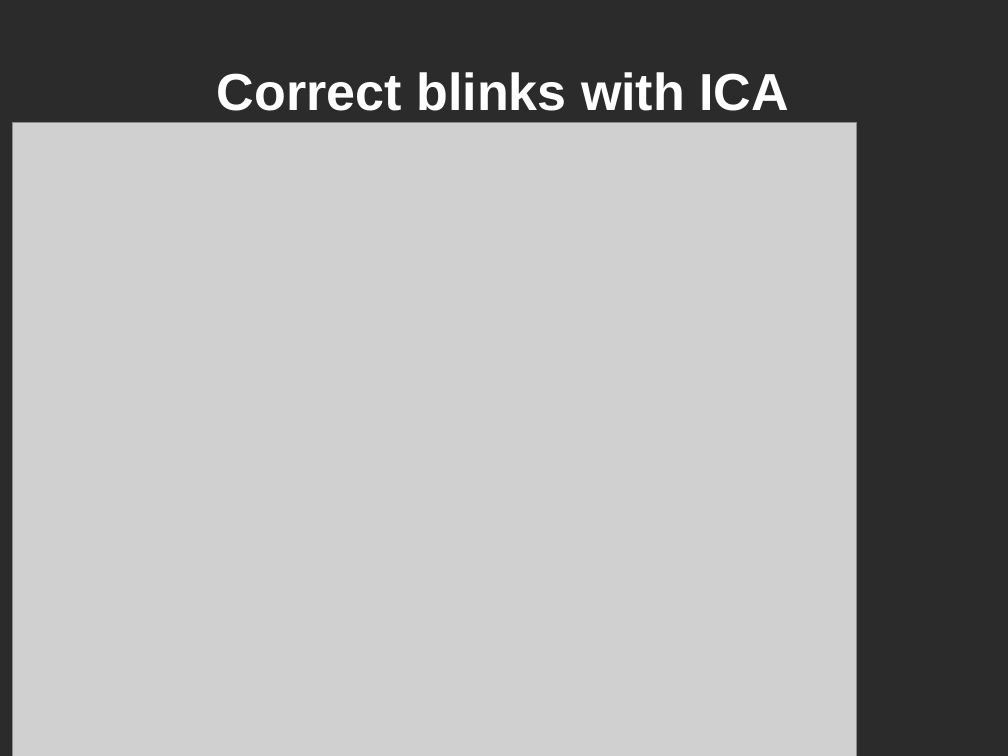
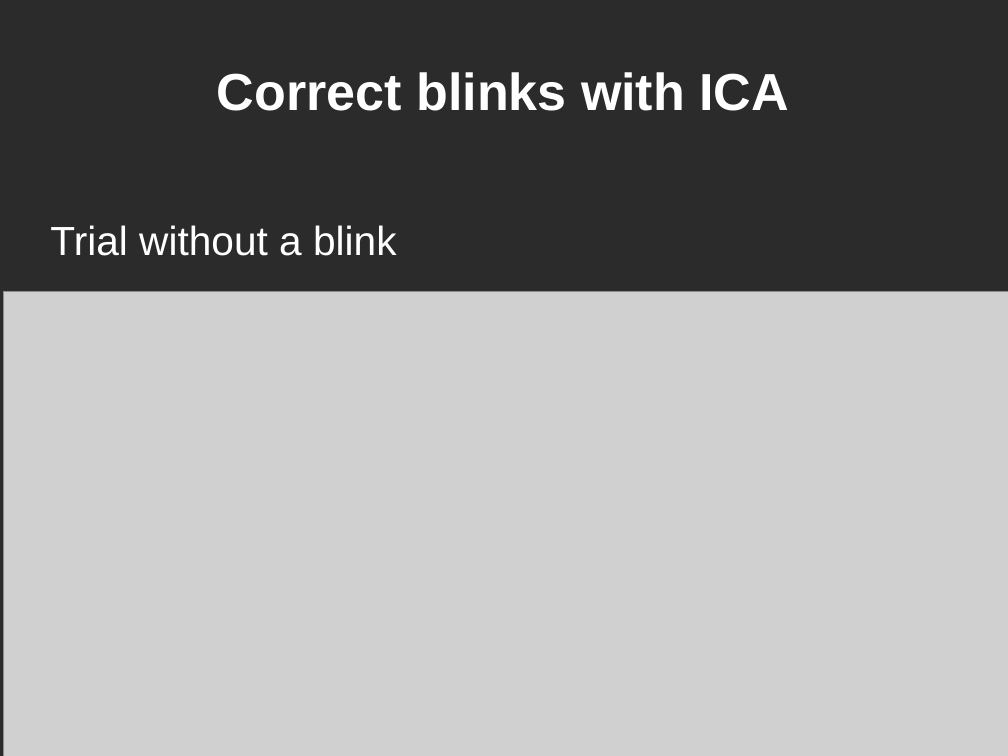
Before and after one commit to yuval-harpaz/work-drafts, a slide deck: slide 30 of docs/Tutorial4Begginers.ppt (slide 27 before the commit). Drawn at 1008x756 pixels with LibreOffice and Linux fonts; fonts in the diff are those of the drawing; grey boxes stand for pictures; background and template pictures are left out; a plain dark background stands for a picture behind light text. Boxes give left, top, right and bottom in pixels: in the first picture for what was removed or moved away, otherwise in the second. Text is boxed around its words. In the diff, an @@ line names an element or a change of style, - is before the commit and + after.

```diff
--- a/docs/Tutorial4Begginers.ppt
+++ b/docs/Tutorial4Begginers.ppt
@@ text added at <box>50,225,397,256</box>, 32 pt, text #FFFFFF @@
+Trial without a blink
@@ picture: place and size @@
-picture at <box>13,123,857,756</box>
+picture at <box>4,292,1008,756</box>
```
Also in this commit, not shown: 3 other slides changed, 7 slides added.
